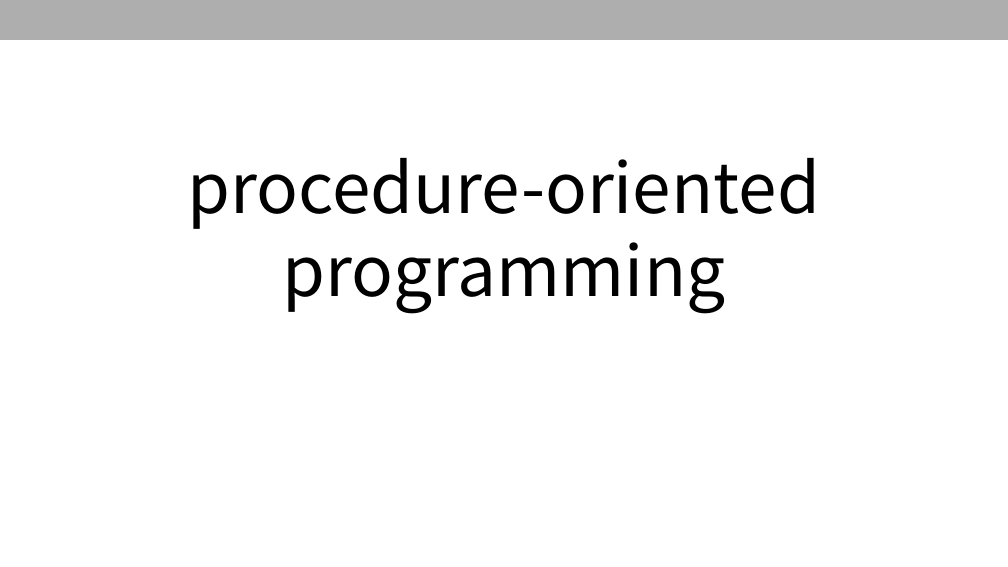
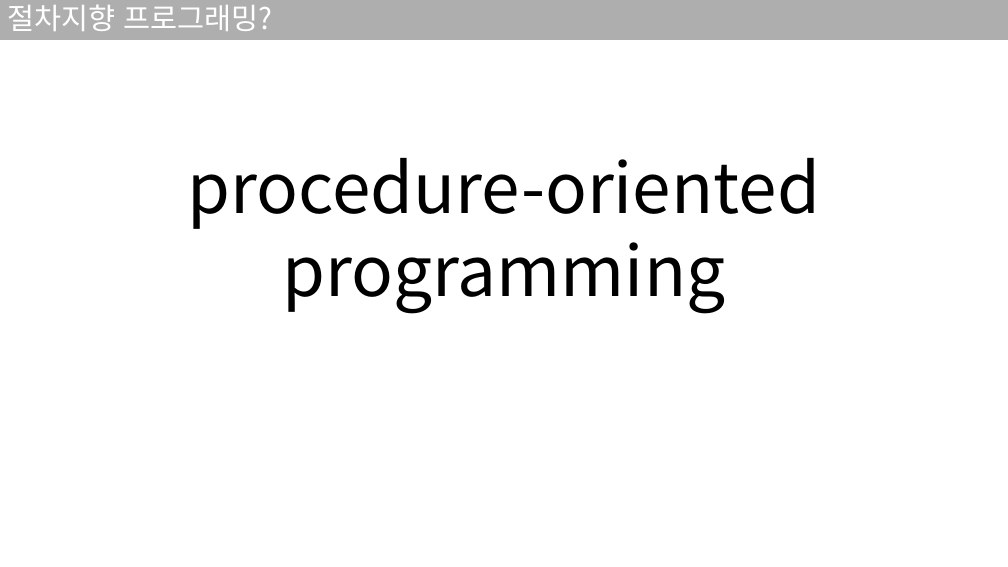
Before and after one commit to sjsjsj1246/EC_C_Language_Study, a slide deck: slide 13 of ppt/1강 - 복사본.pptx. Drawn at 1008x567 pixels with LibreOffice and Linux fonts; fonts in the diff are those of the drawing. Boxes give left, top, right and bottom in pixels: in the first picture for what was removed or moved away, otherwise in the second. Text is boxed around its words. In the diff, an @@ line names an element or a change of style, - is before the commit and + after.

```diff
--- a/ppt/1강 - 복사본.pptx
+++ b/ppt/1강 - 복사본.pptx
@@ title added at box(8, 4, 273, 31), 28 pt, text #FFFFFF @@
+절차지향 프로그래밍?
```
Also in this commit, not shown: 2 other files.
